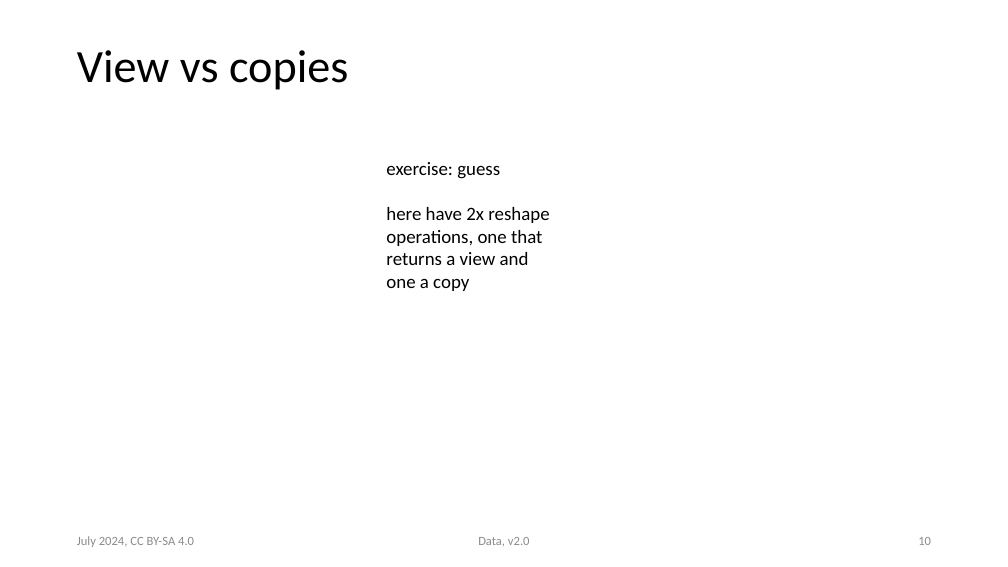
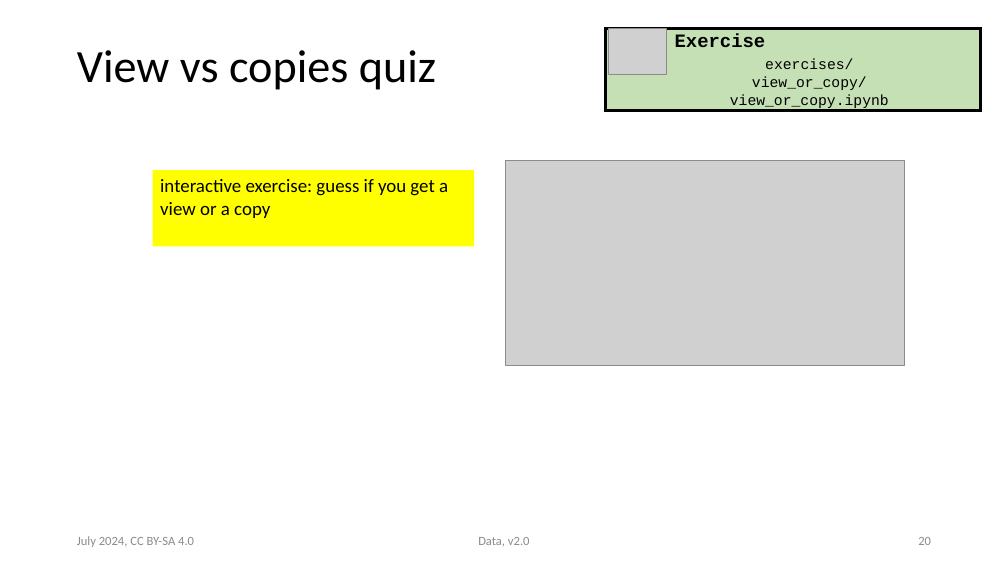
Before and after one commit to victoris93/data_class, a slide deck: slide 20 of numpy.pptx (slide 10 before the commit). Drawn at 1008x567 pixels with LibreOffice and Linux fonts; fonts in the diff are those of the drawing; grey boxes stand for pictures. Boxes give left, top, right and bottom in pixels: in the first picture for what was removed or moved away, otherwise in the second. Text is boxed around its words. In the diff, an @@ line names an element or a change of style, - is before the commit and + after.

```diff
--- a/numpy.pptx
+++ b/numpy.pptx
@@ title at (77,50,436,90): text changed @@
-View vs copies
+View vs copies quiz
@@ group added at (606,29,981,110): 2 texts, 1 rectangle, 1 picture @@
+Exercise
+exercises/view_or_copy/view_or_copy.ipynb
@@ rectangle "interactive exercise: guess if you ...": place and size @@
-rectangle "interactive exercise: guess if you ..." at (386,162,549,291)
+rectangle "interactive exercise: guess if you ..." at (153,170,474,247)
@@ rectangle "interactive exercise: guess if you ..." at (153,170,474,247): fill none to #FFFF00 @@
@@ text in rectangle at (160,179,448,218): text changed @@
-exercise: guess
-here have 2x reshape operations, one that returns a view and one a copy
+interactive exercise: guess if you get a view or a copy
@@ picture added at (505,160,904,365) @@
@@ page number at (918,537,931,545): text changed @@
-10
+20
```
Also in this commit, not shown: 13 other slides changed, 4 slides added, 6 slides removed, 4 other files.
